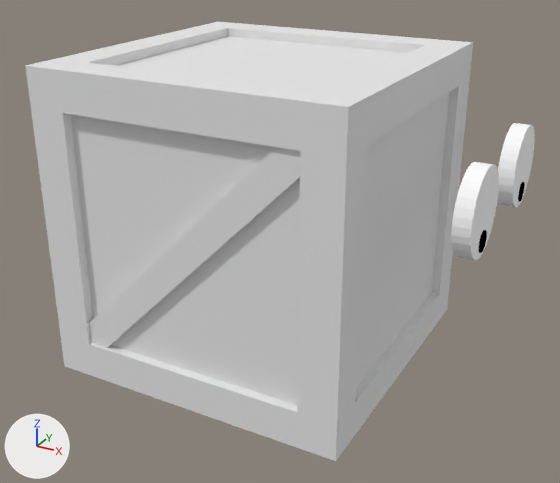
The Blender file ranger_sim/data/ranger_sim/robots/ranger.blend as it was, and as the next commit left it.
Before and after are seen from a 50 mm camera at (1.201, -2.096, 1.431) aimed at (0.087, -0.07, 0.418). Every picture has the same lights, and +X, +Y and +Z are marked at lower left.

The first picture shows 'left_eye', 'right_eye', 'small_crate_mesh'.
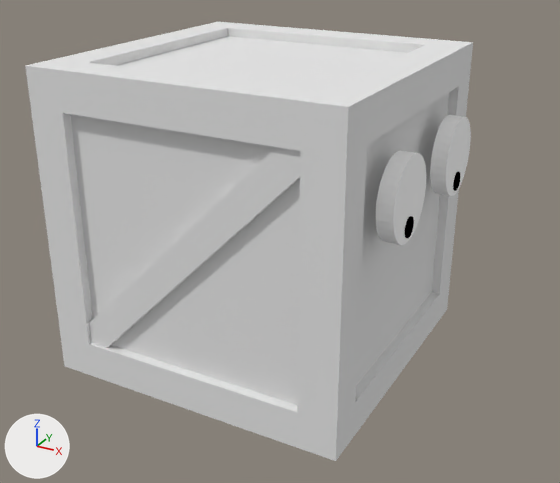
Where the newer file only moved an object's origin or applied its transform, the numbers keep the older frame.

Changed parts and their boxes (x1, y1, x2, y2) in the pictures (560 x 483 px):
'right_eye', mesh moved: before (451, 162, 499, 260); after (376, 151, 426, 245)
'left_eye', mesh moved: before (497, 123, 535, 207); after (430, 115, 471, 196)

The change, as a list of edits to the scene's bpy script:
```text
Change me_cylinder_003:
    where me_cylinder_003.from_pydata(...)  # 128 vertices, 68 faces; spans x -6.77..1.48, y -4.12..4.12, z -7.86..1.0
    used by ob_left_eye; parent = ob_small_crate; location = (0.766, 0.213, 0.619); rotation_euler = (0.0, 1.571, 0.0), in degrees (0, 90, 0); scale = (0.0303, 0.0303, 0.00593)
    me_cylinder_003 part 1: the whole mesh is moved by (0.0, 0.0, -33.96)
Change me_cylinder_002:
    where me_cylinder_002.from_pydata(...)  # 128 vertices, 68 faces; spans x -6.77..1.48, y -4.12..4.12, z -7.86..1.0
    used by ob_right_eye; parent = ob_small_crate; location = (0.766, -0.218, 0.619); rotation_euler = (0.0, 1.571, 0.0), in degrees (0, 90, 0); scale = (0.0303, 0.0303, 0.00593)
    me_cylinder_002 part 2: the whole mesh is moved by (0.0, 0.0, -33.96)
```
